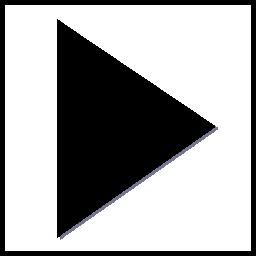
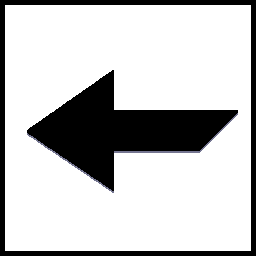
Two versions of the same layered image (256×256). Layer-by-layer changes:
added layer "Layer 24" above "Layer 25" over [27, 70, 238, 191]
added layer "Layer 25" (57%) above "Layer 20" over [27, 72, 238, 193]
hid "Layer 20" over [57, 19, 215, 238]
hid "Layer 19" over [60, 21, 218, 240]
